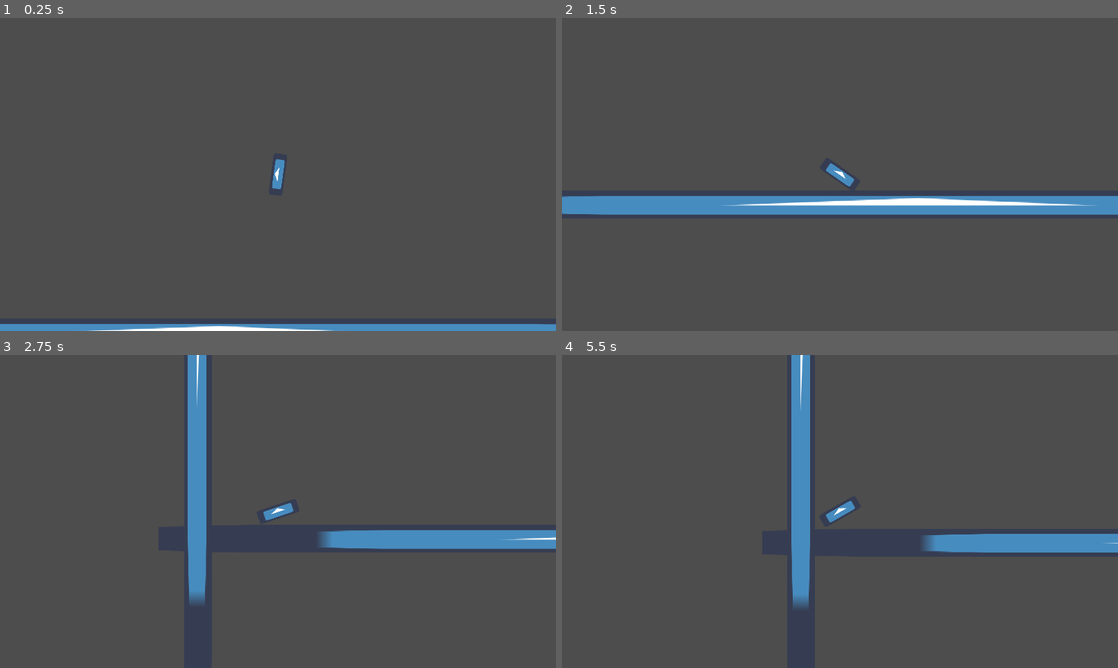
Above: before the commit, frames 1-4 (two rows, left to right).
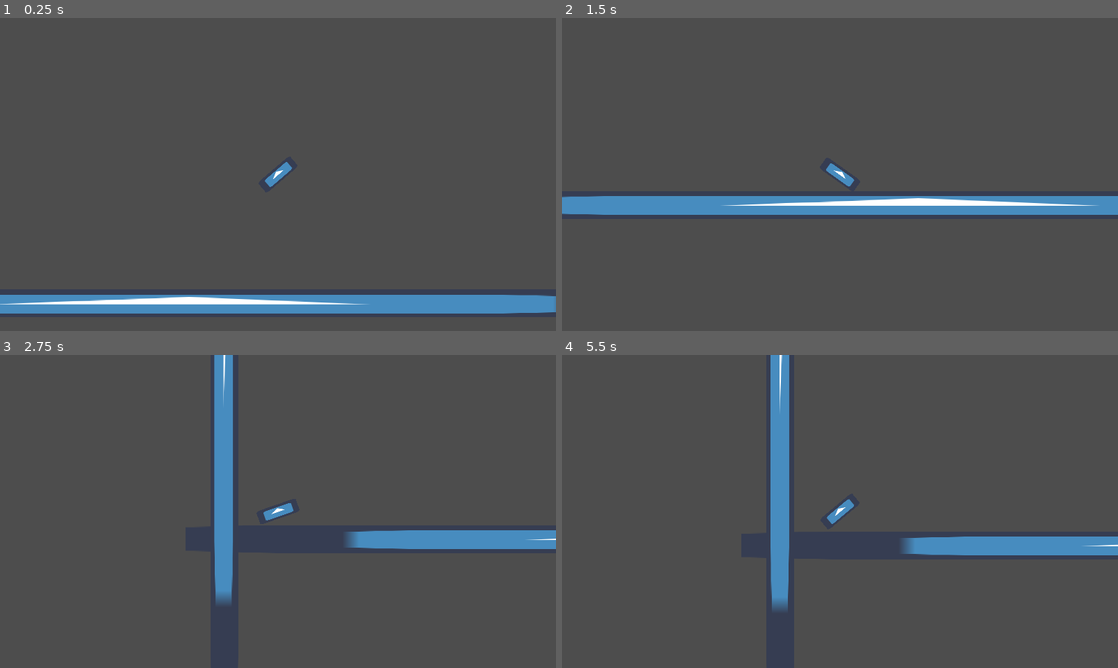
Above: after the commit, the same moments.

Repository: SmallConfusion/The-Gatler
Game: Godot game, scene res://scenes/levels/level_1.tscn
Two runs of this game, one before a commit and one after it. Both use one fixed random seed, a clock stepped at 60 frames per second and the inputs below. The engine's default icon, where the game draws it, is replaced by a stand-in: a white triangle on a blue panel in a dark square.
Inputs (mouse positions are in pixels of both pictures, inside the frame that each line leads up to):
- Up to frame 1 (0.25 s): no input
- Up to frame 2 (1.5 s): move the mouse to (962, 158) at 0.52 s; press the mouse at (962, 158) at 0.53 s; move the mouse to (728, 190) at 1.27 s; release the mouse at (728, 190) at 1.28 s; click (728, 190) at 1.35 s
- Up to frame 3 (2.75 s): move the mouse to (333, 442) at 2.02 s; press the mouse at (333, 442) at 2.03 s
- Up to frame 4 (5.5 s): move the mouse to (812, 574) at 2.77 s; release the mouse at (812, 574) at 2.78 s; click (812, 574) at 2.85 s; move the mouse to (1006, 558) at 3.52 s; press the mouse at (1006, 558) at 3.53 s; move the mouse to (673, 464) at 4.27 s; release the mouse at (673, 464) at 4.28 s; click (673, 464) at 4.35 s; move the mouse to (867, 511) at 5.02 s; press the mouse at (867, 511) at 5.03 s

The runs differ from the first frame. In frame 1, 8.4% of the frame differs, in the area x 0-100%, y 45-100%; in frame 2, 0.5%; in frame 3, 5.8%; in frame 4, 6.4%.

Commit message:
Moved player

Diff:
--- a/src/scenes/levels/level_1.tscn
+++ b/src/scenes/levels/level_1.tscn
@@ -1,37 +1,15 @@
-[gd_scene load_steps=6 format=3 uid="uid://d4fbjm3v6knfp"]
+[gd_scene load_steps=4 format=3 uid="uid://d4fbjm3v6knfp"]
 
-[ext_resource type="Script" path="res://scripts/objects/player.gd" id="1_am2as"]
+[ext_resource type="PackedScene" uid="uid://dxfytd662m1kl" path="res://scenes/objects/player.tscn" id="1_milha"]
 [ext_resource type="Texture2D" uid="uid://bnb0ah6gxki3b" path="res://icon.png" id="1_n16tt"]
-
-[sub_resource type="PhysicsMaterial" id="PhysicsMaterial_xclvi"]
-friction = 0.0
-bounce = 0.1
-
-[sub_resource type="RectangleShape2D" id="RectangleShape2D_ptnw6"]
-size = Vector2(96, 32)
 
 [sub_resource type="RectangleShape2D" id="RectangleShape2D_obiph"]
 size = Vector2(2450, 68)
 
 [node name="Node2D" type="Node2D"]
 
-[node name="Player" type="RigidBody2D" parent="."]
-position = Vector2(651, 287)
-physics_material_override = SubResource("PhysicsMaterial_xclvi")
-can_sleep = false
-continuous_cd = 1
-linear_damp = 0.5
-angular_damp = 1e+10
-script = ExtResource("1_am2as")
-
-[node name="Icon" type="Sprite2D" parent="Player"]
-scale = Vector2(1.5, 0.5)
-texture = ExtResource("1_n16tt")
-
-[node name="CollisionShape2D" type="CollisionShape2D" parent="Player"]
-shape = SubResource("RectangleShape2D_ptnw6")
-
-[node name="Camera2D" type="Camera2D" parent="Player"]
+[node name="Player" parent="." instance=ExtResource("1_milha")]
+position = Vector2(719, 354)
 
 [node name="StaticBody2D" type="StaticBody2D" parent="."]
 position = Vector2(495, 678)
@@ -69,7 +47,7 @@
 shape = SubResource("RectangleShape2D_obiph")
 
 [node name="StaticBody2D4" type="StaticBody2D" parent="."]
-position = Vector2(468, -963)
+position = Vector2(562, -19)
 
 [node name="Icon" type="Sprite2D" parent="StaticBody2D4"]
 scale = Vector2(38.085, 1)
--- /dev/null
+++ b/src/scenes/objects/player.tscn
@@ -0,0 +1,29 @@
+[gd_scene load_steps=5 format=3 uid="uid://dxfytd662m1kl"]
+
+[ext_resource type="Script" path="res://scripts/objects/player.gd" id="1_6snto"]
+[ext_resource type="Texture2D" uid="uid://bnb0ah6gxki3b" path="res://icon.png" id="2_tpl1p"]
+
+[sub_resource type="PhysicsMaterial" id="PhysicsMaterial_xclvi"]
+friction = 0.0
+bounce = 0.1
+
+[sub_resource type="RectangleShape2D" id="RectangleShape2D_ptnw6"]
+size = Vector2(96, 32)
+
+[node name="Player" type="RigidBody2D"]
+rotation = 1.5708
+physics_material_override = SubResource("PhysicsMaterial_xclvi")
+can_sleep = false
+continuous_cd = 1
+linear_damp = 0.5
+angular_damp = 1e+10
+script = ExtResource("1_6snto")
+
+[node name="Icon" type="Sprite2D" parent="."]
+scale = Vector2(1.5, 0.5)
+texture = ExtResource("2_tpl1p")
+
+[node name="CollisionShape2D" type="CollisionShape2D" parent="."]
+shape = SubResource("RectangleShape2D_ptnw6")
+
+[node name="Camera2D" type="Camera2D" parent="."]
--- a/src/scripts/objects/player.gd
+++ b/src/scripts/objects/player.gd
@@ -1,8 +1,6 @@
 extends RigidBody2D
 
 const SPEED := 1600.0
-
-
 
 func _physics_process(delta):
 	var pointing_direction := (get_global_mouse_position() - global_position)
